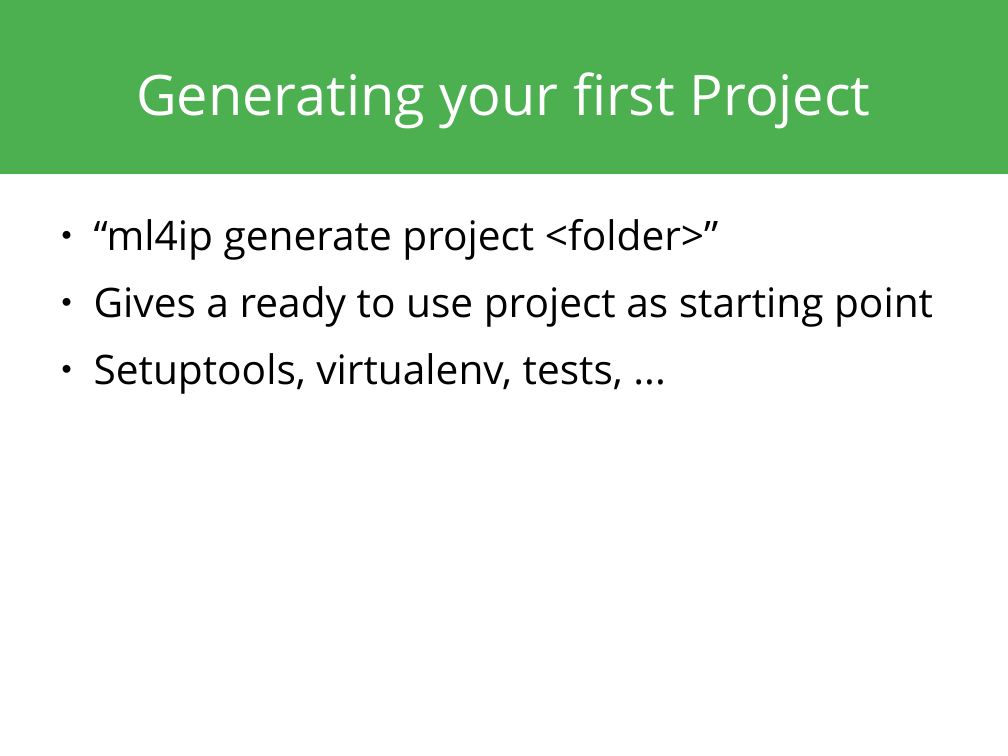
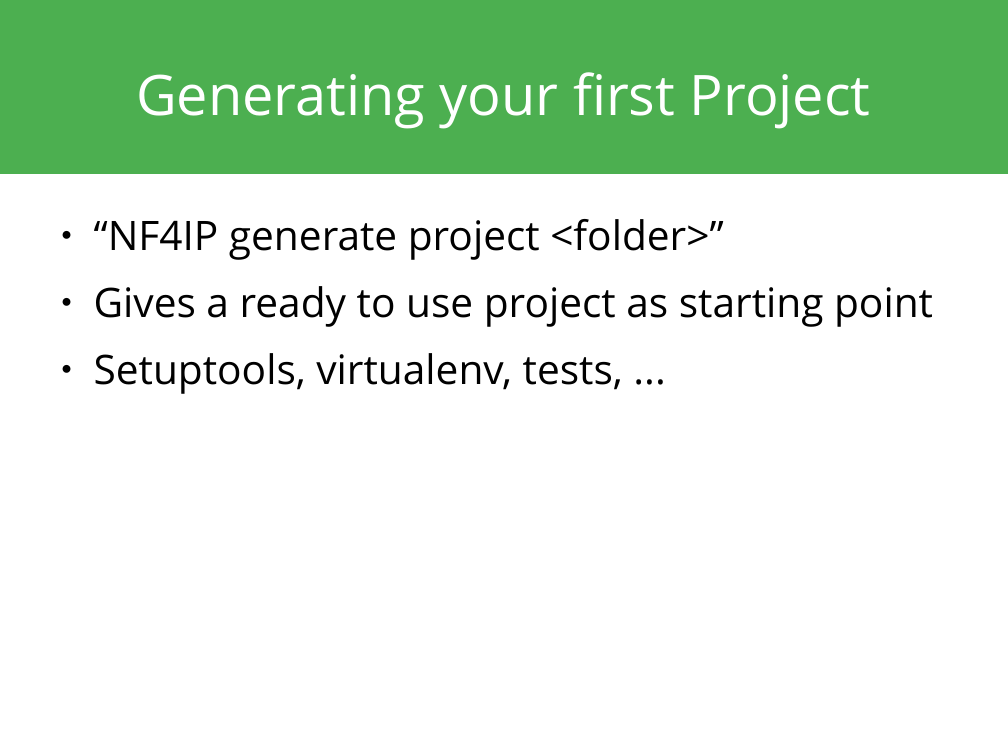
Before and after one commit to Photon-AI-Research/NF4IP, a slide deck: slide 10 of docs/presentation/nf4ip.odp. Drawn at 1008x756 pixels with LibreOffice and Linux fonts; fonts in the diff are those of the drawing. Boxes give left, top, right and bottom in pixels: in the first picture for what was removed or moved away, otherwise in the second. Text is boxed around its words. In the diff, an @@ line names an element or a change of style, - is before the commit and + after.

```diff
--- a/docs/presentation/nf4ip.odp
+++ b/docs/presentation/nf4ip.odp
@@ text at (94, 219, 723, 260): text changed @@
-● “ml4ip generate project <folder>”
+● “NF4IP generate project <folder>”
```
Also in this commit, not shown: 11 other slides changed, 1 other file.
